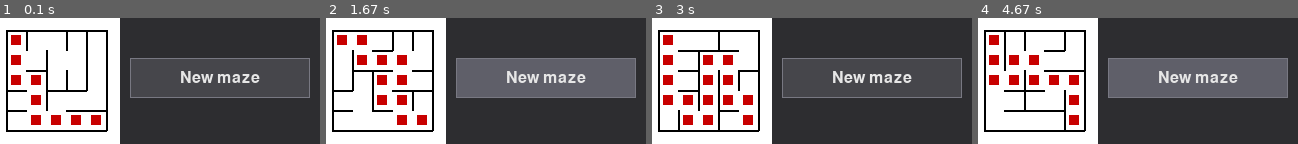
Above: before the commit, frames 1-4 (left to right).
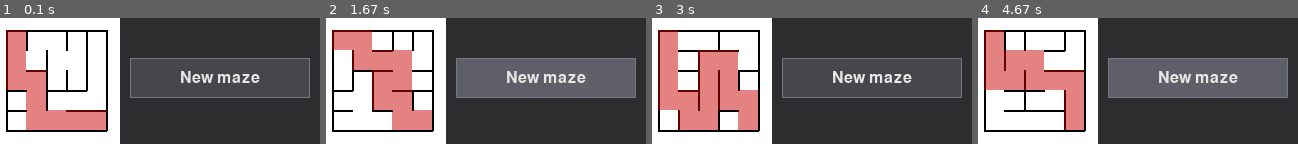
Above: after the commit, the same moments.

Repository: Jag-commits/Comp359-T1
Game: pygame game, started from main.py
Same seed, same stepped clock (60 frames per second), same inputs: the game is played once before the commit and once after it.
Inputs (mouse positions are in pixels of both pictures, inside the frame that each line leads up to):
- Up to frame 1 (0.1 s): no input
- Up to frame 2 (1.67 s): click (482, 81) at 0.38 s; click (482, 88) at 0.72 s; click (383, 62) at 1.05 s; click (521, 92) at 1.38 s
- Up to frame 3 (3 s): click (815, 38) at 1.72 s; click (812, 93) at 2.05 s; click (799, 59) at 2.38 s; click (764, 54) at 2.72 s
- Up to frame 4 (4.67 s): click (1221, 69) at 3.05 s; click (1237, 78) at 3.38 s; click (1205, 58) at 3.72 s; click (1038, 55) at 4.05 s; click (1147, 74) at 4.38 s

The runs differ from the first frame. In frame 1, 8.9% of the frame differs, in the area x 1-34%, y 9-89%; in frame 2, 11%; in frame 3, 15%; in frame 4, 11%.

Commit message:
Transparent Path
Changed Path from rectangles to Surfaces with Alpha Channel

Diff:
--- a/pygame_grid.py
+++ b/pygame_grid.py
@@ -12,7 +12,7 @@
 BUTTON_BG = (70, 70, 75)
 BUTTON_HOVER = (95, 95, 105)
 BUTTON_BORDER = (120, 120, 130)
-PATH_COLOR = (200, 0, 0)
+PATH_COLOR = (200, 0, 0,125)
 
 #all the sizes
 SIDEBAR_WIDTH = 200
@@ -71,7 +71,10 @@
 def draw_path(screen, row: int, col: int, offset_x: int, offset_y: int):
         x = offset_x + col * CELL_SIZE
         y = offset_y + row * CELL_SIZE
-        pygame.draw.rect(screen, PATH_COLOR, width = 0, rect = (x + (.25*CELL_SIZE), y + (.25*CELL_SIZE), CELL_SIZE/2, CELL_SIZE/2))
+        alpha_surface = pygame.Surface((CELL_SIZE, CELL_SIZE), pygame.SRCALPHA)
+        alpha_surface.fill(PATH_COLOR)
+        screen.blit(alpha_surface, (x, y))
+        #pygame.draw.rect(screen, PATH_COLOR, width = 0, rect = (x  , y , CELL_SIZE, CELL_SIZE))  Previously using rectangles
         #pygame.draw.rect(screen,PATH_COLOR,(x, y, CELL_SIZE * 0.5, CELL_SIZE *0.5))
 
 
